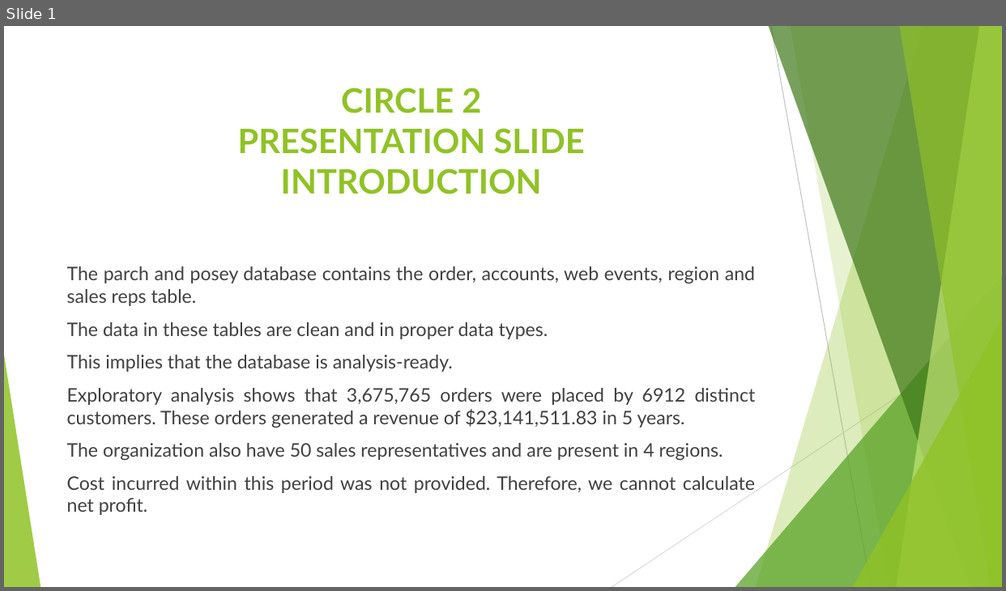
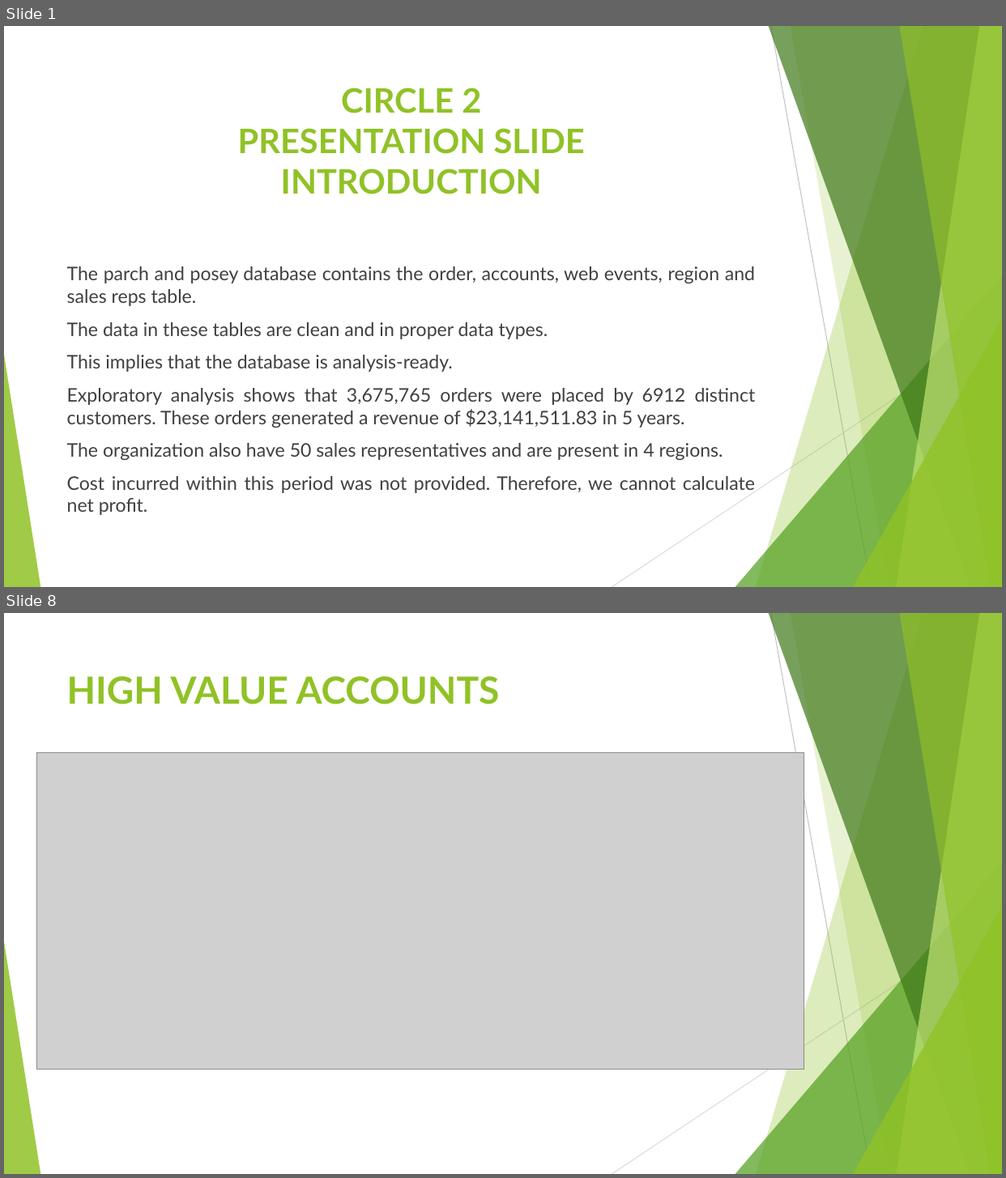
Before and after one commit to Tajman80/CDECircle2Group, a slide deck: Circle2_Linux_Git_Group_Assignment.pptx. Shown one above the other, each under a label of ours: slide 1 before the commit, slides 1 and 8 after it; the slides between them are not shown. The pictures are 1006x591 and 1006x1178 pixels, drawn with LibreOffice and Linux fonts; fonts in the diff are those of the drawing; grey boxes stand for pictures. Boxes give left, top, right and bottom in pixels: in the first picture for what was removed or moved away, otherwise in the second. Text is boxed around its words. In the diff, an @@ line names an element or a change of style, - is before the commit and + after.

```diff
--- a/Circle2_Linux_Git_Group_Assignment.pptx
+++ b/Circle2_Linux_Git_Group_Assignment.pptx
@@ slide 8 added at (x1=4, y1=613, x2=1002, y2=1174), background #FFFFFF; not listed: 10 template elements that a slide beside it also shows @@
@@ title added at (x1=67, y1=676, x2=500, y2=705), 36 pt, text #90C226, bold @@
+HIGH VALUE ACCOUNTS
@@ picture added at (x1=37, y1=752, x2=804, y2=1069) @@
```
Also in this commit, not shown: 4 slides changed, 3 other slides added, 1 other file.
